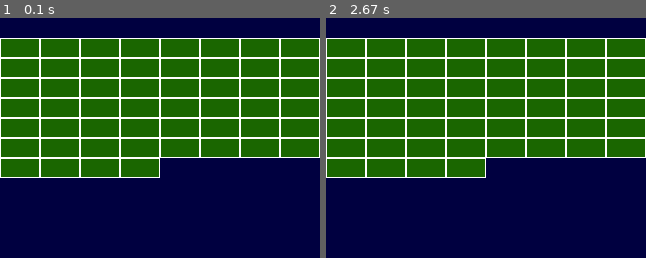
Above: before the commit, frames 1-2 (left to right).
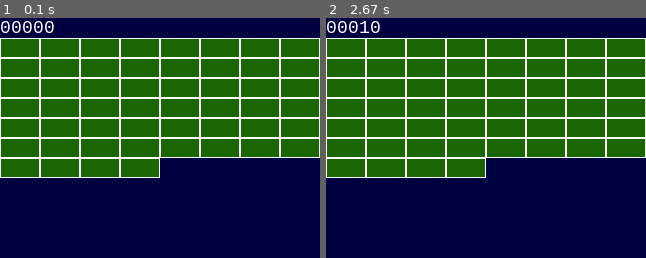
Above: after the commit, the same moments.

Repository: WolfArtt/Inicianando_con_pygame
Game: pygame game, started from Video_Juego.py
Same seed, same stepped clock (60 frames per second), same inputs: the game is played once before the commit and once after it.
Inputs:
- Up to frame 1 (0.1 s): no input
- Up to frame 2 (2.67 s): hold Right 0.33-0.8 s; hold Right 0.83-1.3 s; hold Left 1.33-1.87 s; hold Left 1.9-2.3 s; hold Right from 2.33 s (still down)
The pictures show only the part of the screen within x 0-50%, y 0-50%; the shares and areas given below are measured in that part.

The runs differ from the first frame. In frame 1, 0.4% of the frame differs, in the area x 0-17%, y 1-7%; in frame 2, 0.4%.

Commit message:
Agregamos la puntuacion cada vez que rompemos un ladrillo

Diff:
--- a/Repaso_visto_hasta_ahora.txt
+++ b/Repaso_visto_hasta_ahora.txt
@@ -178,3 +178,9 @@
 
 
 ##################################################################################################################################################################################
+
+
+--- Sistema de puntuacion ---
+
+Agregamos la puntuacion en el costado superior izquierdo
+con cinco ceros en color blanco
--- a/Video_Juego.py
+++ b/Video_Juego.py
@@ -9,6 +9,7 @@
 ancho = 640 # ancho pantalla
 alto = 480  # alto pantalla
 color_azul = (0,0,64) # Color azul para el fondo
+color_blanco = (255,255,255) # Color blanco, para textos
 
 pygame.init()
 
@@ -112,7 +113,7 @@
 # Funcion llamada tras dejar ir la bolita
 def juego_terminado():
     fuente = pygame.font.SysFont('Arial', 42)
-    texto = fuente.render('Juego Terminado Perdedor', True, (255,255,255))
+    texto = fuente.render('Juego Terminado Perdedor', True, color_blanco)
     texto_rect = texto.get_rect()
     texto_rect.center = [ancho/2 , alto/2]
     pantalla.blit(texto, texto_rect)
@@ -122,6 +123,13 @@
     # Salir
     sys.exit()
 
+def mostrar_puntuacion():
+    fuente = pygame.font.SysFont('Consolas', 20)
+    texto = fuente.render(str(puntuacion).zfill(5), True, color_blanco)
+    texto_rect = texto.get_rect()
+    texto_rect.topleft = [0,0]
+    pantalla.blit(texto, texto_rect)
+
 # Iniciando pantalla
 pantalla = pygame.display.set_mode((ancho,alto))
 
@@ -137,6 +145,7 @@
 bolita = Bolita()
 paleta = Paleta()
 muro = Muro(100)
+puntuacion = 0
 
 while True:
     #Establecer FPS
@@ -168,6 +177,7 @@
         else:
             bolita.speed[1] = -bolita.speed[1]
         muro.remove(ladrillo)
+        puntuacion += 10
 
     # Rellenar la pantalla
     if bolita.rect.top > alto:
@@ -176,6 +186,9 @@
     # Rellenar pantalla
     pantalla.fill(color_azul)
 
+    # Mostrar puntuacion
+    mostrar_puntuacion()
+
     # Dibujar bolita en pantalla
     pantalla.blit(bolita.image, bolita.rect)
 
